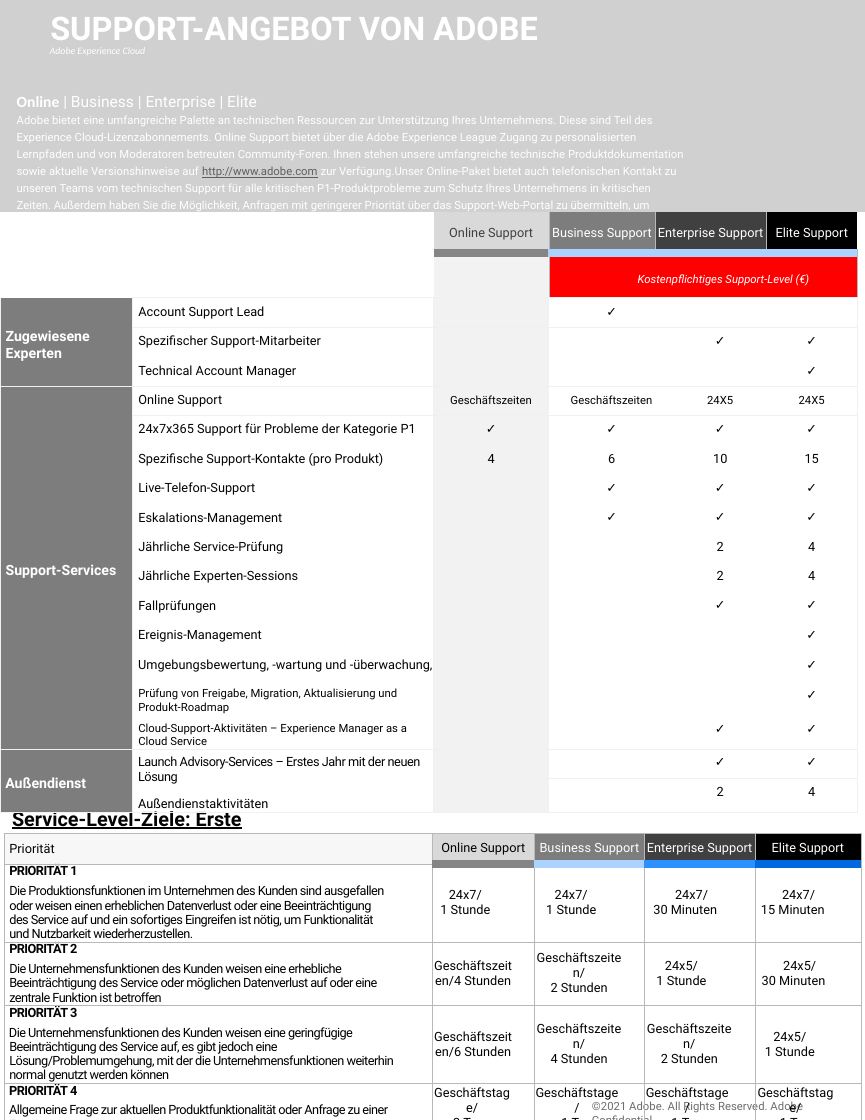
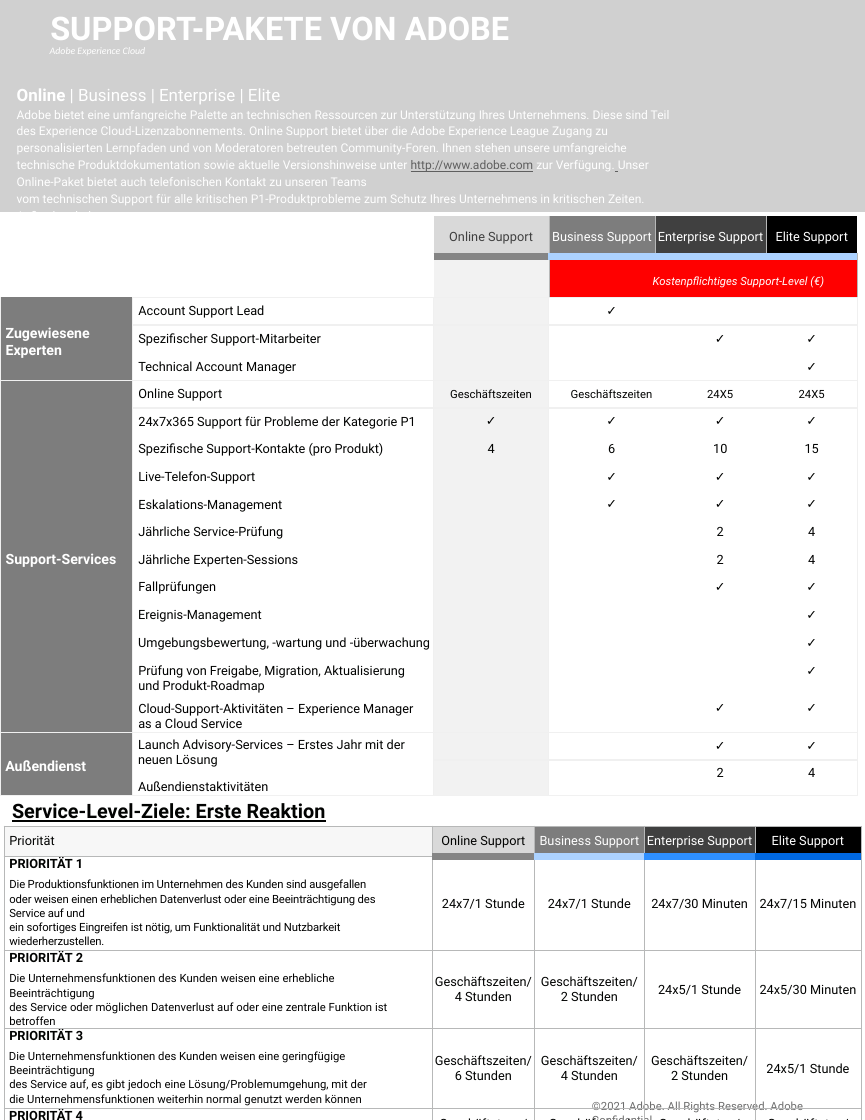
Before and after one commit to AdobeDocs/support-resources.de-DE, a slide deck: slide 1 of help/data-sheets/assets/OnlineSupportDatasheet.pptx. Drawn at 865x1120 pixels with LibreOffice and Linux fonts; fonts in the diff are those of the drawing; grey boxes stand for pictures; background and template pictures are left out. Boxes give left, top, right and bottom in pixels: in the first picture for what was removed or moved away, otherwise in the second. Text is boxed around its words. In the diff, an @@ line names an element or a change of style, - is before the commit and + after.

```diff
--- a/help/data-sheets/assets/OnlineSupportDatasheet.pptx
+++ b/help/data-sheets/assets/OnlineSupportDatasheet.pptx
@@ title at (x1=50, y1=17, x2=509, y2=40): text changed @@
-SUPPORT-ANGEBOT VON ADOBE
+SUPPORT-PAKETE VON ADOBE
@@ text at (x1=17, y1=89, x2=670, y2=241): text changed; size 8 to 8.5 pt @@
-Online | Business | Enterprise | Elite
-Adobe bietet eine umfangreiche Palette an technischen Ressourcen zur Unterstützung Ihres Unternehmens. Diese sind Teil des Experience Cloud-Lizenzabonnements. Online Support bietet über die Adobe Experience League Zugang zu personalisierten Lernpfaden und von Moderatoren betreuten Community-Foren. Ihnen stehen unsere umfangreiche technische Produktdokumentation sowie aktuelle Versionshinweise auf http://www.adobe.com zur Verfügung.Unser Online-Paket bietet auch telefonischen Kontakt zu unseren Teams vom technischen Support für alle kritischen P1-Produktprobleme zum Schutz Ihres Unternehmens in kritischen Zeiten. Außerdem haben Sie die Möglichkeit, Anfragen mit geringerer Priorität über das Support-Web-Portal zu übermitteln, um Unterstützung zu erhalten.
+Online | Business | Enterprise | Elite
+Adobe bietet eine umfangreiche Palette an technischen Ressourcen zur Unterstützung Ihres Unternehmens. Diese sind Teil des Experience Cloud-Lizenzabonnements. Online Support bietet über die Adobe Experience League Zugang zu personalisierten Lernpfaden und von Moderatoren betreuten Community-Foren. Ihnen stehen unsere umfangreiche technische Produktdokumentation sowie aktuelle Versionshinweise unter http://www.adobe.com zur Verfügung. Unser Online-Paket bietet auch telefonischen Kontakt zu unseren Teams
+vom technischen Support für alle kritischen P1-Produktprobleme zum Schutz Ihres Unternehmens in kritischen Zeiten. Außerdem haben
+Sie die Möglichkeit, Anfragen mit geringerer Priorität über das Support-Web-Portal zu übermitteln, um Unterstützung zu erhalten.
@@ table at (x1=0, y1=216, x2=857, y2=795) @@
-row 15, column 2: Umgebungsbewertung, -wartung und -überwachung,
+row 15, column 2: Umgebungsbewertung, -wartung und -überwachung
@@ size 8 to 9 pt in "Prüfung von Freigabe, Migration, Aktualisierung und Produkt- ...", "Cloud-Support-Aktivitäten – Experience Manager as a Cloud ..." @@
@@ letter spacing -0.3 to 0 pt in "Launch Advisory-Services – Erstes Jahr mit der ..." @@
@@ indent changed @@
@@ table resized from (x1=0, y1=212, x2=857, y2=816) to (x1=0, y1=216, x2=857, y2=795) @@
@@ text "Service-Level-Ziele: Erste Reaktion" rewrapped from (x1=12, y1=807, x2=242, y2=853) to (x1=12, y1=803, x2=326, y2=822) @@
@@ table at (x1=4, y1=825, x2=861, y2=1110) @@
-row 2: PRIORITÄT 1 / Die Produktionsfunktionen im Unternehmen des Kunden sind ausgefallen oder weisen einen erheblichen Datenverlust oder eine Beeinträchtigung des Service auf und ein sofortiges Eingreifen ist nötig, um Funktionalität und Nutzbarkeit wiederherzustellen. | 24x7/ 1 Stunde | 24x7/ 1 Stunde | 24x7/ 30 Minuten | 24x7/ 15 Minuten
+row 2: PRIORITÄT 1 / Die Produktionsfunktionen im Unternehmen des Kunden sind ausgefallen oder weisen einen erheblichen Datenverlust oder eine Beeinträchtigung des Service auf und ein sofortiges Eingreifen ist nötig, um Funktionalität und Nutzbarkeit wiederherzustellen. | 24x7/1 Stunde | 24x7/1 Stunde | 24x7/30 Minuten | 24x7/15 Minuten
-row 3: PRIORITÄT 2 / Die Unternehmensfunktionen des Kunden weisen eine erhebliche Beeinträchtigung des Service oder möglichen Datenverlust auf oder eine zentrale Funktion ist betroffen | Geschäftszeiten/4 Stunden | Geschäftszeiten/ 2 Stunden | 24x5/ 1 Stunde | 24x5/ 30 Minuten
+row 3: PRIORITÄT 2 / Die Unternehmensfunktionen des Kunden weisen eine erhebliche Beeinträchtigung des Service oder möglichen Datenverlust auf oder eine zentrale Funktion ist betroffen | Geschäftszeiten/ 4 Stunden | Geschäftszeiten/ 2 Stunden | 24x5/1 Stunde | 24x5/30 Minuten
-row 4, column 2: Geschäftszeiten/6 Stunden
+row 4, column 2: Geschäftszeiten/ 6 Stunden
-row 4, column 5: 24x5/ 1 Stunde
+row 4, column 5: 24x5/1 Stunde
-row 5: PRIORITÄT 4 / Allgemeine Frage zur aktuellen Produktfunktionalität oder Anfrage zu einer Erweiterung | Geschäftstage/ 3 Tage | Geschäftstage/ 1 Tag | Geschäftstage/ 1 Tag | Geschäftstage/ 1 Tag
+row 5: PRIORITÄT 4 / Allgemeine Frage zur aktuellen Produktfunktionalität oder Anfrage zu einer Erweiterung | Geschäftstage/ 3 Tage | Geschäftstag/ 1 Tag | Geschäftstag/ 1 Tag | Geschäftstag/ 1 Tag
@@ letter spacing -0.4 to 0 pt in "PRIORITÄT 1", "PRIORITÄT 2", "Die Unternehmensfunktionen des Kunden weisen eine erhebliche ...", "PRIORITÄT 3" and 3 more places @@
@@ size 9 to 8 pt in "Die Produktionsfunktionen im Unternehmen des Kunden sind ...", "Die Unternehmensfunktionen des Kunden weisen eine erhebliche ...", "Die Unternehmensfunktionen des Kunden weisen eine geringfügi ...", "Allgemeine Frage zur aktuellen Produktfunktionalität oder An ..." @@
@@ letter spacing -0.4 to -0.1 pt in "Die Produktionsfunktionen im Unternehmen des Kunden sind ..." @@
@@ indent changed @@
@@ less space between paragraphs @@
@@ table moved from (x1=4, y1=832, x2=861, y2=1120) to (x1=4, y1=825, x2=861, y2=1110) @@
```
Also in this commit, not shown: 2 other slides changed, 8 other files.
